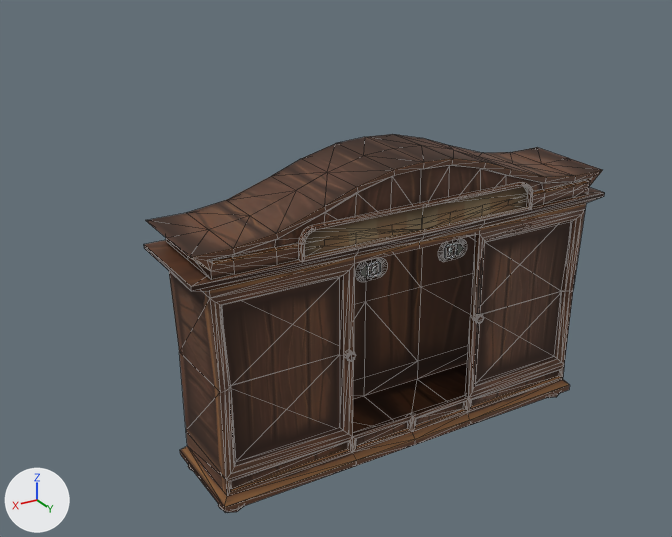
Renders of the glTF model models/menu/wardrobe.glb from each side of a commit.
Camera for both pictures: a camera (50 mm lens) standing at (5.47, 7.51, 6.21) and looking at (0.56, -0.66, 2.12). The axes (+X, +Y, +Z) are drawn at lower left. The lights are the same throughout. Mesh edges are drawn as thin lines. Objects named as collision shapes, trigger or cutter boxes, shadow casters or lower levels of detail are left out. Where no turn or scale is listed for an object, it has been applied to the vertices.

Names of what the first picture shows: 'Cylinder.006', 'wardrobe_new'.
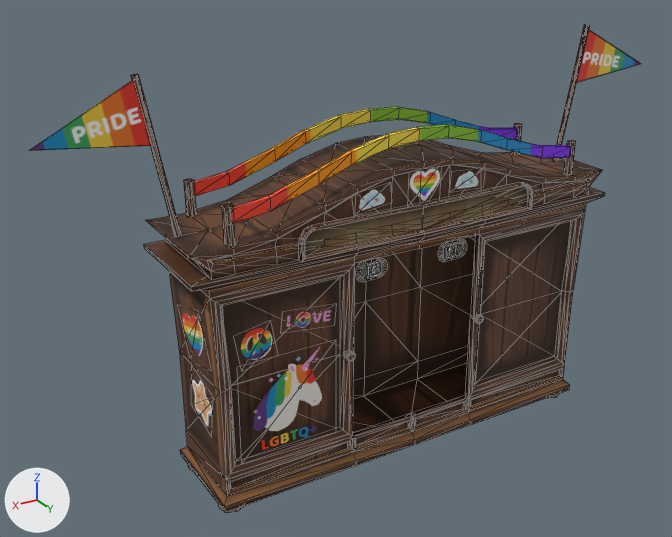
What differs and where, as boxes (x1, y1, x2, y2) in the pictures (672 x 537 px):
'wardrobe_new.001', added
    after: (222, 124, 576, 245)
'Plane.019', added
    after: (30, 74, 181, 236)
'wardrobe_new.002', added
    after: (184, 107, 522, 216)
'Plane.002', added
    after: (253, 347, 322, 450)
'Plane.020', added
    after: (553, 25, 641, 160)
'Plane.013', added
    after: (410, 168, 440, 201)
'Plane', added
    after: (241, 328, 273, 360)
'Plane.006', added
    after: (182, 313, 203, 356)
'Plane.014', added
    after: (192, 380, 212, 427)
'Plane.004', added
    after: (287, 310, 331, 328)
'Plane.011', added
    after: (359, 190, 385, 211)
'Plane.012', added
    after: (455, 171, 478, 189)

The change in detail:
Picture '2440587 [Recuperado]-01-01' (img_2440587__recuperado__01_01) is new.
Material 'pride-wardrobe_MAT' (mat_pride_wardrobe_mat) is new.
Uses the picture img_2440587__recuperado__01_01.
Mesh me_plane_016 is new.
It has 4 vertices, 2 faces and spans x 0.0, y -0.32..0.32, z -0.32..0.32.
It uses material mat_pride_wardrobe_mat.
Mesh me_plane_014 is new.
It has 4 vertices, 2 faces and spans x -0.205..0.205, y 0.0, z -0.205..0.205.
It uses material mat_pride_wardrobe_mat.
Mesh me_plane_013 is new.
It has 4 vertices, 2 faces and spans x -0.237..0.234, y 0.0, z -0.097..0.146.
It uses material mat_pride_wardrobe_mat.
Mesh me_plane_012 is new.
It has 4 vertices, 2 faces and spans x -0.239..0.245, y 0.0, z -0.113..0.162.
It uses material mat_pride_wardrobe_mat.
Mesh me_plane_006 is new.
It has 4 vertices, 2 faces and spans x -0.038..0.001, y -0.472..0.291, z -0.381..0.381.
It uses material mat_pride_wardrobe_mat.
Mesh me_plane_004 is new.
It has 4 vertices, 2 faces and spans x -0.328..0.328, y -0.002..0.002, z -0.154..0.154.
It uses material mat_pride_wardrobe_mat.
Mesh me_plane_002 is new.
It has 4 vertices, 2 faces and spans x -0.565..0.565, y 0.0, z -0.565..0.565.
It uses material mat_pride_wardrobe_mat.
Mesh me_plane is new.
It has 4 vertices, 2 faces and spans x -0.239..0.239, y -0.001..0.001, z -0.239..0.239.
It uses material mat_pride_wardrobe_mat.
Mesh me_plane_022 is new.
It has 18 vertices, 28 faces and spans x -0.08..3.36, y -0.02..5.23, z -0.14..0.06.
Faces by material slot: [8, 20].
It uses material mat_pride_wardrobe_mat.
It uses material mat_wardrobe_wood.
Mesh me_cube_001 is new.
It has 68 vertices, 124 faces and spans x -2.22..2.18, y -0.65..0.28, z 2.89..3.8.
Faces by material slot: [84, 40].
It uses material mat_pride_wardrobe_mat.
It uses material mat_wardrobe_wood.
Object 'Plane.014' (ob_plane_014) is new; it shows me_plane_016.
Its location is (2.35, -0.4, 1.11).
Object 'Plane.013' (ob_plane_013) is new; it shows me_plane_014.
Its location is (-0.05, 0.1, 3.21).
Object 'Plane.012' (ob_plane_012) is new; it shows me_plane_013.
Its location is (-0.59, 0.12, 3.16).
Object 'Plane.011' (ob_plane_011) is new; it shows me_plane_012.
Its location is (0.61, 0.12, 3.16).
Object 'Plane.006' (ob_plane_006) is new; it shows me_plane_006.
Its location is (2.39, -0.34, 1.86).
Object 'Plane.004' (ob_plane_004) is new; it shows me_plane_004.
Its location is (1.31, 0.06, 2.0).
Object 'Plane.002' (ob_plane_002) is new; it shows me_plane_002.
Its location is (1.62, 0.16, 1.17).
Object 'Plane' (ob_plane) is new; it shows me_plane.
Its location is (1.92, 0.05, 1.85).
Object 'Plane.019' (ob_plane_019) is new; it shows me_plane_022.
Its location is (2.45, -0.46, 2.91).
Its rotation in degrees is (90, 11, 0).
Its scale is (0.317, 0.317, 0.317).
Object 'wardrobe_new.002' (ob_wardrobe_new_002) is new; it shows me_cube_001.
Its location is (0.0, -0.89, 0.0).
Its scale is (1.0, 0.111, 1.0).
Object 'wardrobe_new.001' (ob_wardrobe_new_001) is new; it shows me_cube_001.
Its location is (0.0, 0.02, 0.0).
Its scale is (1.0, 0.111, 1.0).
Object 'Plane.020' (ob_plane_020) is new; it shows me_plane_022.
Its location is (-2.4, -0.46, 2.91).
Its rotation in degrees is (-90, 169, 0).
Its scale is (0.317, 0.317, 0.317).
